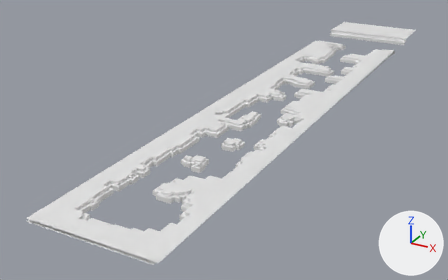
One commit to the FBX model CrazyGamesJam24-Unity/Assets/_CrazyGames24/03_Environment/Mesh/SM_Env_Tiles.fbx: the scene before it, then after it.
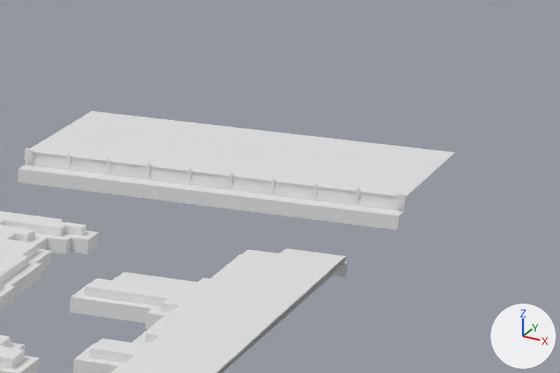
Old and new are each drawn whole from a 50 mm lens placed at (265.0, -343.0, 242.0), pointed at (-59.0, 247.0, -53.0) and again close up on the part from 73% to 97% of the width and 0% to 26% of the height. Every picture has the same lights, and +X, +Y and +Z are marked at lower right.

Names of what the first close-up shows: 'SM_Env_Tile_04', 'SM_Env_Tile_05', 'SM_Env_Tile_06', 'SM_Env_Tile_Underwater'.
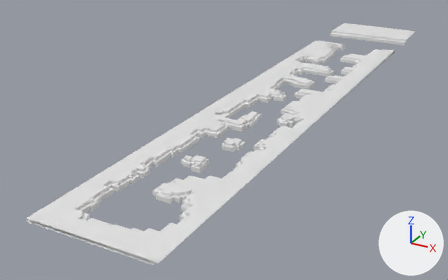
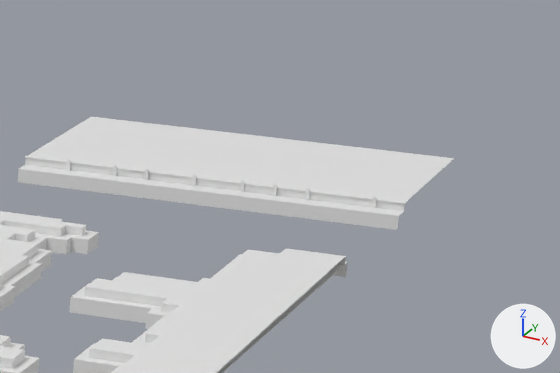
What differs and where, as boxes [x1, y1, x2, y2] in the close-ups (560 x 373 px; the box of a moved part takes in the faces that stretch with it):
```json
{"object": "SM_Env_Tile_06", "change": "reshaped, moved", "before": [18, 111, 455, 230], "after": [18, 117, 454, 230]}
{"part": 1, "of": "me_sm_env_tile_06_002", "change": "moved or reshaped", "before": [33, 152, 406, 198], "after": [25, 156, 406, 204]}
{"part": 2, "of": "me_sm_env_tile_06_002", "change": "moved or reshaped", "before": [356, 188, 360, 200], "after": [372, 197, 377, 208]}
{"part": 3, "of": "me_sm_env_tile_06_002", "change": "moved or reshaped", "before": [107, 158, 111, 170], "after": [67, 159, 71, 171]}
{"part": 4, "of": "me_sm_env_tile_06_002", "change": "rebuilt", "before": [18, 111, 455, 230], "after": [18, 117, 454, 230]}
{"part": 5, "of": "me_sm_env_tile_06_002", "change": "deleted", "before": [24, 148, 406, 206]}
{"part": 6, "of": "me_sm_env_tile_06_002", "change": "added", "after": [113, 165, 310, 200]}
```

Edits to the scene script, one JSON object a line:
```json
{"block": "me_sm_env_tile_06_002", "where": "# used by ob_sm_env_tile_06; location = (-0.3, 656.2, 1.9)"}
{"op": "remove", "block": "me_sm_env_tile_06_002", "code": "me_sm_env_tile_06_002.from_pydata(...)  # 2368 vertices, 4505 faces; spans x -59.9..60.4, y -54.5..15.4, z -8.8..0.9"}
{"op": "add", "block": "me_sm_env_tile_06_002", "code": "me_sm_env_tile_06_002.from_pydata(...)  # 2352 vertices, 4491 faces; spans x -60.1..60.2, y -38.0..31.9, z -6.9..0.9"}
{"block": "me_sm_env_tile_06_002", "change": "me_sm_env_tile_06_002 part 1: the loose piece of 7 vertices spanning x -59.9..60.4, y -48.7..-48.3, z -0.3..0.1 is moved by (-0.2, 16.5, 0.0)"}
{"block": "me_sm_env_tile_06_002", "change": "me_sm_env_tile_06_002 part 2: the loose piece of 8 vertices spanning x 45.7..46.5, y -48.9..-48.3, z -2.6..0.9 is scaled about its middle by (1.23, 1, 0.974), then moved by (5.0, 16.1, 0.0)"}
{"block": "me_sm_env_tile_06_002", "change": "me_sm_env_tile_06_002 part 3: the loose piece of 8 vertices spanning x -32.8..-32.0, y -48.9..-48.3, z -2.6..0.9 is moved by (-13.0, 16.1, 0.0)"}
{"block": "me_sm_env_tile_06_002", "change": "me_sm_env_tile_06_002 part 4: the loose piece of 2283 vertices spanning x -59.8..60.2, y -54.5..15.4, z -8.8..0.0 is rebuilt with 2281 vertices and now spans x -60.0..60.0, y -38.0..31.9, z -6.9..0.0"}
{"block": "me_sm_env_tile_06_002", "change": "me_sm_env_tile_06_002 part 5: 8 loose pieces with 62 vertices, spanning x -59.8..60.4, y -49.6..-48.3, z -2.6..0.9, are deleted"}
{"block": "me_sm_env_tile_06_002", "change": "me_sm_env_tile_06_002 part 6"}
{"block": "me_sm_env_tile_06_002", "change": "24 vertices are added at x -30.7..31.2, y -32.7, z -2.5..0.9"}
{"block": "me_sm_env_tile_06_002", "change": "24 new vertices lie (0.0, 0.5, 0.0) away from vertices in x -30.7..31.2, y -32.7, z -2.5..0.9"}
{"block": "me_sm_env_tile_06_002", "change": "48 new faces join them"}
{"op": "set", "path": "ob_sm_env_tile_06.location", "old": "(-0.3, 656.2, 1.9)", "new": "(-0.1, 639.7, 0.0)"}
```
